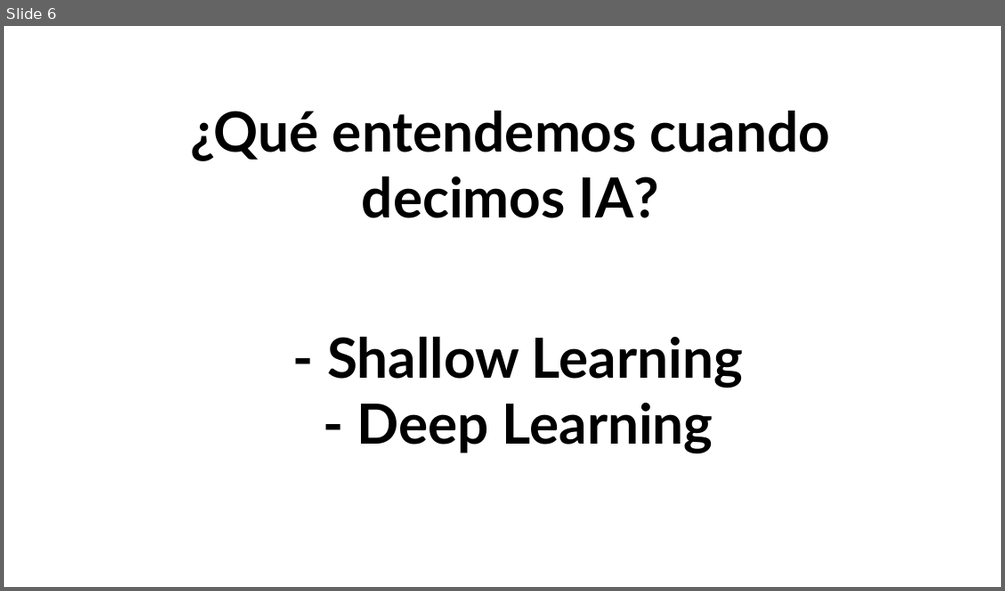
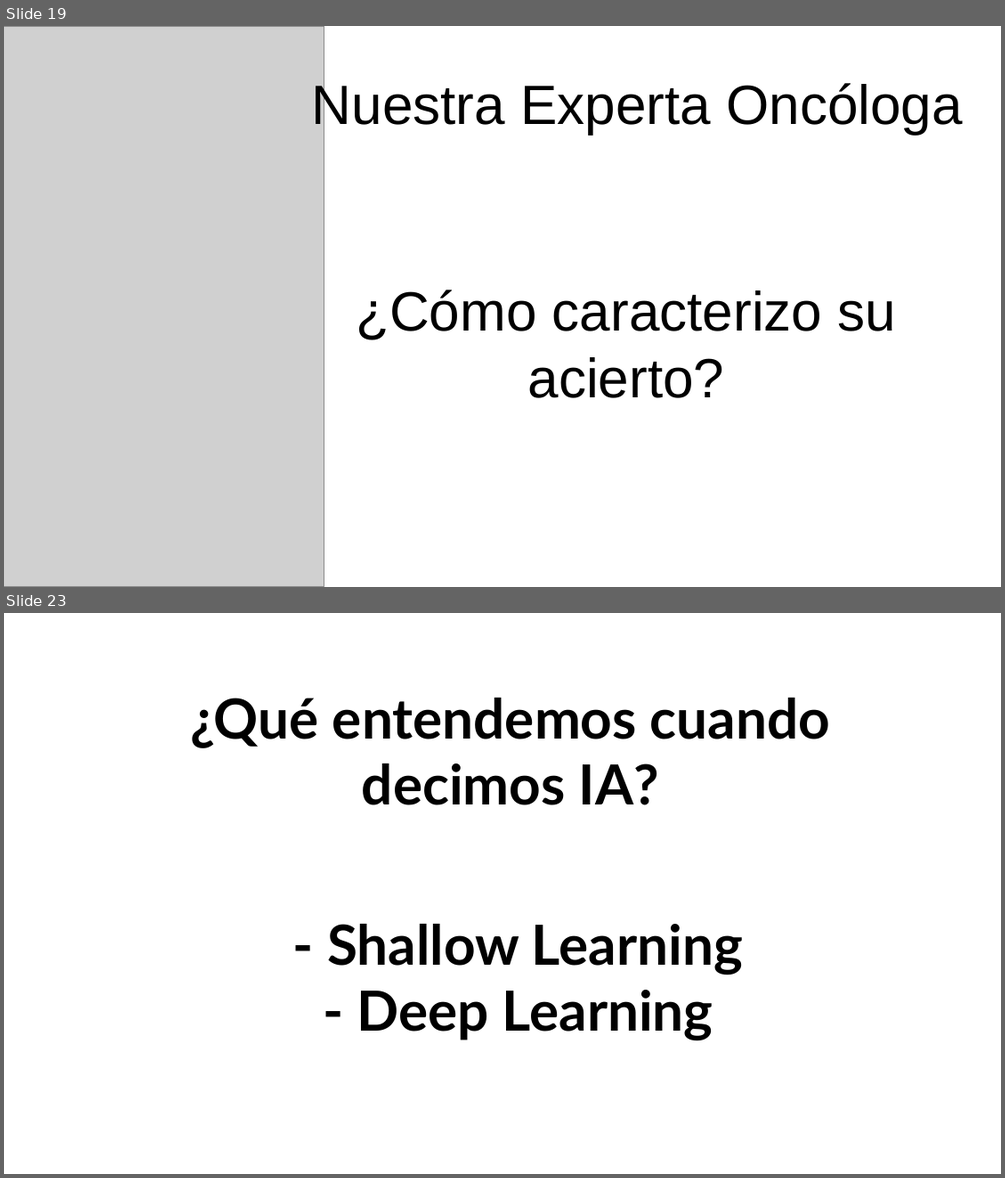
Before and after one commit to Ciencia-Computacional-HIMFG/Machine_Learning, a slide deck: Random_Forest/materiales/Intro_ML_RF.odp. Shown one above the other, each under a label of ours: slide 6 before the commit, slides 19 and 23 after it; the slides between them are not shown. The pictures are 1005x591 and 1005x1178 pixels, drawn with LibreOffice and Linux fonts; fonts in the diff are those of the drawing; grey boxes stand for pictures. Boxes give left, top, right and bottom in pixels: in the first picture for what was removed or moved away, otherwise in the second. Text is boxed around its words. In the diff, an @@ line names an element or a change of style, - is before the commit and + after.

```diff
--- a/Random_Forest/materiales/Intro_ML_RF.odp
+++ b/Random_Forest/materiales/Intro_ML_RF.odp
@@ slide 19 added at <box>4,26,1001,587</box>, background #FFFFFF @@
@@ picture added at <box>4,26,324,587</box> @@
@@ title added at <box>312,79,963,134</box>, 44 pt, text #000000 @@
+Nuestra Experta Oncóloga
@@ title added at <box>356,289,897,398</box>, 44 pt, text #000000 @@
+¿Cómo caracterizo su acierto?
@@ what was slide 6 is now slide 23 @@
```
Also in this commit, not shown: 16 other slides added.
